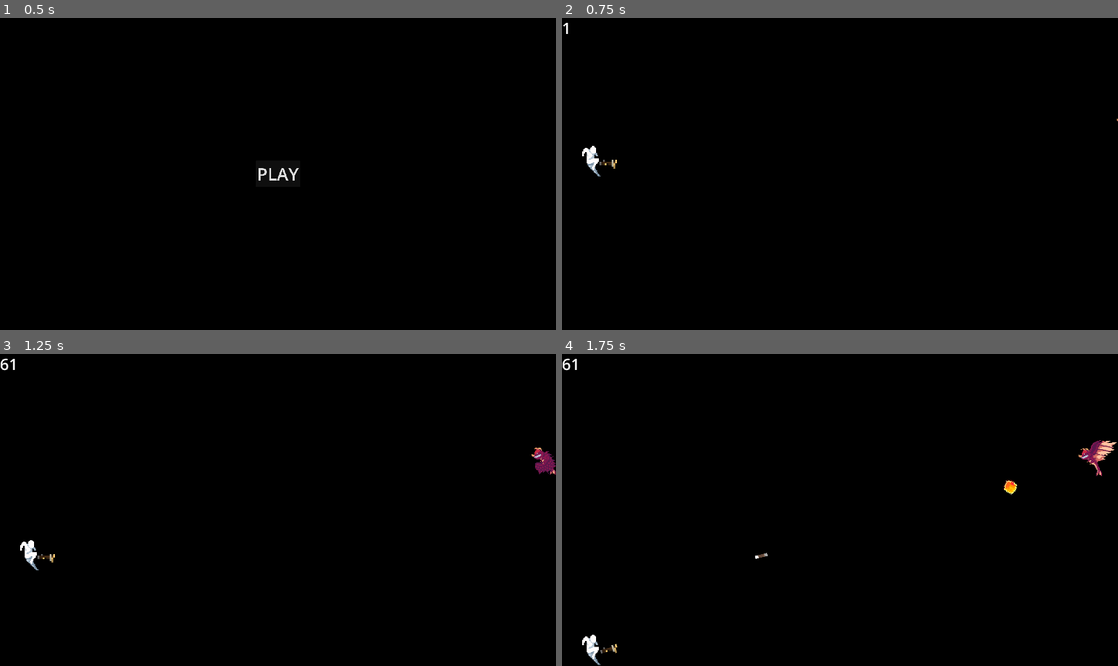
Above: before the commit, frames 1-4 (two rows, left to right).
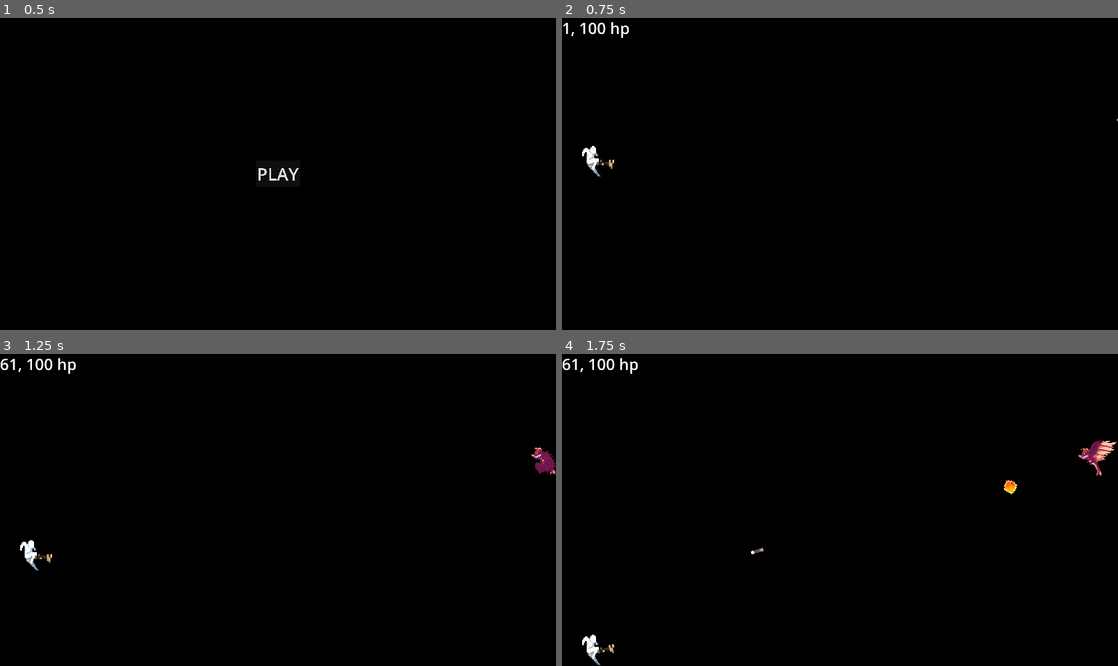
Above: after the commit, the same moments.

Repository: 0-Vanes-0/runner
Game: Godot game, scene res://src/scenes/main_menu.tscn
The game is run twice, just before and just after one commit, with the same random seed, the same clock (stepped at 60 frames per second) and the same inputs.
Inputs (mouse positions are in pixels of both pictures, inside the frame that each line leads up to):
- Up to frame 1 (0.5 s): no input
- Up to frame 2 (0.75 s): click "PLAY" at 0.5 s
- Up to frame 3 (1.25 s): no input
- Up to frame 4 (1.75 s): tap Enter at 1.25 s; move the mouse to (962, 494) at 1.27 s; hold W (jump_up) from 1.28 s (still down); tap D (dodge) at 1.35 s; click (962, 494) at 1.42 s

Frame 1 is identical in both runs. In frame 2, 0.2% of the frame differs, in the area x 1-12%, y 1-49%; in frame 3, 0.2%; in frame 4, 0.3%, in the area x 3-82%, y 1-96%.

Commit message:
Added HealthComponent
• Added new HealthComponent to Player and Enemy
• Connected ProjectileLinear to do damage to HealthComponents (with correct layers!!!)
• Changed Enemy's parent class from CharacterBody2D to Node2D
• Removed auto connections for states in Enemy, solved to do it manually in editor
• Improved DodgePlayerState with removing unnessecary physics_update()
• Minor corrections
• Added comments for Player class to help resolve IDEA plugin issue

Diff:
--- a/assets/game_recources/enemies/dragon.tscn
+++ b/assets/game_recources/enemies/dragon.tscn
@@ -20,6 +20,7 @@
 [ext_resource type="Texture2D" uid="uid://dgn3mmxqrn5ng" path="res://assets/sprites/enemies/test/dragon_default_7.png" id="9_nbefu"]
 [ext_resource type="Texture2D" uid="uid://3lkwmp0qdyki" path="res://assets/sprites/enemies/test/dragon_default_8.png" id="10_5i55c"]
 [ext_resource type="Texture2D" uid="uid://qcfmor5860a6" path="res://assets/sprites/enemies/test/dragon_dead_8.png" id="10_ysx8c"]
+[ext_resource type="Script" path="res://src/gameplay/health_component.gd" id="21_d0ebv"]
 [ext_resource type="Script" path="res://src/gameplay/state_machine/state_machine.gd" id="21_vvgq7"]
 [ext_resource type="Script" path="res://src/gameplay/state_machine/enemy/start_enemy_state.gd" id="22_4s2p1"]
 [ext_resource type="Script" path="res://src/gameplay/state_machine/enemy/idle_shoot_enemy_state.gd" id="23_ygvda"]
@@ -98,10 +99,10 @@
 "speed": 10.0
 }]
 
-[sub_resource type="RectangleShape2D" id="RectangleShape2D_dolxw"]
+[sub_resource type="RectangleShape2D" id="RectangleShape2D_7anvf"]
 size = Vector2(30, 40)
 
-[node name="Dragon" type="CharacterBody2D"]
+[node name="Dragon" type="Node2D"]
 script = ExtResource("1_kkofi")
 size_y_percent = 15.0
 weapon_resource = ExtResource("2_ygfbs")
@@ -111,9 +112,13 @@
 frame = 8
 flip_h = true
 
-[node name="Hitbox" type="CollisionShape2D" parent="."]
+[node name="HealthComponent" type="Area2D" parent="."]
+script = ExtResource("21_d0ebv")
+health = 30
+
+[node name="CollisionShape2D" type="CollisionShape2D" parent="HealthComponent"]
 position = Vector2(-5, 0)
-shape = SubResource("RectangleShape2D_dolxw")
+shape = SubResource("RectangleShape2D_7anvf")
 
 [node name="WeaponMarker" type="Marker2D" parent="."]
 position = Vector2(-20, -10)
@@ -124,9 +129,11 @@
 
 [node name="StartEnemyState" type="Node" parent="StateMachine"]
 script = ExtResource("22_4s2p1")
+connections_paths = Array[NodePath]([NodePath("../IdleShootEnemyState")])
 
 [node name="IdleShootEnemyState" type="Node" parent="StateMachine"]
 script = ExtResource("23_ygvda")
+connections_paths = Array[NodePath]([NodePath("."), NodePath("../DeadEnemyState")])
 
 [node name="DeadEnemyState" type="Node" parent="StateMachine"]
 script = ExtResource("24_lctud")
--- a/src/fps.gd
+++ b/src/fps.gd
@@ -1,9 +1,22 @@
 extends Label
+
+@export var player: Player
+var hp := ""
 
 
 func _ready() -> void:
 	self.label_settings.font_size = Global.screen_height / 20
+	assert(player != null)
+
+	hp = str(player.health_comp.health)
+	player.health_comp.took_damage.connect(
+		func():
+			hp = str(player.health_comp.health)
+	)
 
 
 func _process(delta: float) -> void:
-	self.text = str(Engine.get_frames_per_second())
+	self.text = (
+		str(Engine.get_frames_per_second())
+		+ ", " + hp + " hp"
+	)
--- a/src/gameplay/enemies/enemy.gd
+++ b/src/gameplay/enemies/enemy.gd
@@ -1,34 +1,44 @@
 class_name Enemy
-extends CharacterBody2D
+extends Node2D
 
 # enum of types of enemies?
 @export_range(1, 50) var size_y_percent: float = 25.0
 @export var weapon_resource: WeaponResource # todo: Array of Weapons, pick random when spawn
 var weapon: Weapon
 var battle_states: Array[EnemyState]
+var state_dead: DeadEnemyState
 
 @onready var sprite := $AnimatedSprite2D as AnimatedSprite2D
+@onready var health_comp := $HealthComponent as HealthComponent
 @onready var weapon_marker := $WeaponMarker as Marker2D
 @onready var state_machine := $StateMachine as StateMachine
 @onready var player := $"../../Player" as Player
 
 
 func _ready() -> void:
-	assert(player != null, "Player not found.")
+	assert(sprite)
+	assert(health_comp)
+	assert(weapon_marker)
+	assert(state_machine)
+	assert(player, "Player not found.")
 
-	Global.clean_layers(self).set_collision_layer_value(Global.Layers.ENEMY, true)
-	self.set_collision_mask_value(Global.Layers.SHOOT_ENTITY_PLAYER, true)
+	Global.clean_layers(health_comp).set_collision_layer_value(Global.Layers.ENEMY, true)
+	health_comp.set_collision_mask_value(Global.Layers.SHOOT_ENTITY_PLAYER, true)
 
 	var game_y_size := size_y_percent / 100 * Global.screen_height
 	self.scale = Vector2(game_y_size, game_y_size) / get_sprite_size()
 
-	weapon = Weapon.new(weapon_resource)
+	weapon = Weapon.new(weapon_resource, ShootEntity.Owner.ENEMY)
+	weapon.name = "Weapon"
 	weapon_marker.add_child(weapon)
-	weapon.scale.x *= -1
+	weapon.scale.x *= -1.0
 
 	for state in state_machine.get_children():
-		if not state is StartEnemyState and not state is DeadEnemyState:
-			battle_states.append(state as EnemyState)
+		if state is EnemyState:
+			if state is DeadEnemyState:
+				state_dead = state
+			elif not state is StartEnemyState:
+				battle_states.append(state as EnemyState)
 
 
 func get_sprite_size() -> Vector2:
--- a/src/gameplay/gunplay/shoot_entities/projectile_linear.gd
+++ b/src/gameplay/gunplay/shoot_entities/projectile_linear.gd
@@ -9,7 +9,7 @@
 var _direction: Vector2
 
 
-func _init(resource: ProjectileSER, entity_owner: Owner, start_position: Vector2, target_position: Vector2) -> void:
+func _init(resource: ProjectileSER, entity_owner: ShootEntity.Owner, start_position: Vector2, target_position: Vector2) -> void:
 	super(resource, entity_owner, start_position, target_position)
 	self.name = "ProjectileLinear"
 
@@ -21,7 +21,7 @@
 	sprite.scale = Vector2(game_size / resource.get_sprite_size())
 	self.add_child(sprite)
 
-	area = Global.clean_layers(Area2D.new())
+	area = Global.clean_layers(Area2D.new()) as Area2D
 	if entity_owner == Owner.PLAYER:
 		area.set_collision_layer_value(Global.Layers.SHOOT_ENTITY_PLAYER, true)
 		area.set_collision_mask_value(Global.Layers.ENEMY, true)
@@ -32,6 +32,13 @@
 	collision.shape = resource.get_shape()
 	area.add_child(collision)
 	self.add_child(area)
+
+	area.area_entered.connect(
+		func(area: Area2D):
+			if area is HealthComponent:
+				area.take_damage(self.damage)
+				self.queue_free()
+	)
 
 	visibler = VisibleOnScreenNotifier2D.new()
 	visibler.rect.position = Vector2(- game_size / 2)
--- a/src/gameplay/gunplay/shoot_entities/projectile_rico.gd
+++ b/src/gameplay/gunplay/shoot_entities/projectile_rico.gd
@@ -10,13 +10,13 @@
 var _direction: Vector2
 
 
-func _init(resource: ProjectileSER, entity_owner: Owner, start_position: Vector2, target_position: Vector2) -> void:
+func _init(resource: ProjectileSER, entity_owner: ShootEntity.Owner, start_position: Vector2, target_position: Vector2) -> void:
 	super(resource, entity_owner, start_position, target_position)
 	self.name = "ProjectileRico"
 
 	self.speed = resource.get_speed()
 
-	body = Global.clean_layers(CharacterBody2D.new())
+	body = Global.clean_layers(CharacterBody2D.new()) as CharacterBody2D
 	if entity_owner == Owner.PLAYER:
 		body.set_collision_layer_value(Global.Layers.SHOOT_ENTITY_PLAYER, true)
 		body.set_collision_mask_value(Global.Layers.ENEMY, true)
@@ -49,4 +49,4 @@
 		_direction = _direction.bounce(collision.get_normal())
 		body.move_and_collide(motion)
 
-	speed += 5 if speed < MAX_SPEED else 0
+	speed += 5.0 if speed < MAX_SPEED else 0
--- a/src/gameplay/gunplay/shoot_entities/shoot_entity.gd
+++ b/src/gameplay/gunplay/shoot_entities/shoot_entity.gd
@@ -2,10 +2,11 @@
 extends Node2D
 
 enum Owner {
-	PLAYER, ENEMY
+	PLAYER = 1, ENEMY = 2
 }
 # Init variables
 var resource: ShootEntityResource
+var damage: int
 var entity_owner: Owner
 var start_position: Vector2
 var target_position: Vector2
@@ -13,6 +14,7 @@
 
 func _init(resource: ShootEntityResource, entity_owner: Owner, start_position: Vector2, target_position: Vector2) -> void:
 	self.resource = resource
+	self.damage = resource.damage
 	self.entity_owner = entity_owner
 	self.start_position = start_position
 	self.target_position = target_position
--- a/src/gameplay/gunplay/weapons/weapon.gd
+++ b/src/gameplay/gunplay/weapons/weapon.gd
@@ -3,14 +3,14 @@
 
 @export var weapon_resource: WeaponResource
 
-#var shoot_entities: Array[ShootEntity] = []
+var weapon_owner: ShootEntity.Owner
 var shoot_rate_time: float
 var spread_angle: int
 var sprite: AnimatedSprite2D
 var shoot_timer: float
 
 
-func _init(weapon_resource: WeaponResource) -> void:
+func _init(weapon_resource: WeaponResource, weapon_owner: ShootEntity.Owner) -> void:
 	sprite = AnimatedSprite2D.new()
 	self.add_child(sprite)
 
@@ -20,6 +20,8 @@
 	shoot_timer = shoot_rate_time
 	spread_angle = weapon_resource.spread_angle
 	sprite.sprite_frames = weapon_resource.sprite_frames if weapon_resource.sprite_frames != null else SpriteFrames.new()
+
+	self.weapon_owner = weapon_owner
 
 
 func _ready() -> void:
@@ -38,13 +40,13 @@
 
 func shoot(start_position: Vector2, target_position: Vector2):
 	if not _is_shoot_paused():
-		var angle: float = deg_to_rad(spread_angle / 2 * randf()) * (1 if randi_range(0, 1) == 1 else -1)
-		_spawn_entity(weapon_resource.shoot_entity_resource, ShootEntity.Owner.PLAYER, start_position, target_position.rotated(angle))
+		var angle: float = deg_to_rad(randf_range(-spread_angle / 2, spread_angle / 2))
+		_spawn_entity(weapon_resource.shoot_entity_resource, weapon_owner, start_position, target_position.rotated(angle))
 		self.look_at(target_position)
 		shoot_timer = 0
 
 
-func _spawn_entity(res: ShootEntityResource, owner: ShootEntity.Owner, start_position, target_position):
+func _spawn_entity(res: ShootEntityResource, owner: ShootEntity.Owner, start_position, target_position) -> void:
 	assert(res.shoot_field_path != null)
 	var shoot_field := get_tree().current_scene.get_node(res.shoot_field_path) as Node2D
 	assert(shoot_field != null)
--- /dev/null
+++ b/src/gameplay/health_component.gd
@@ -0,0 +1,38 @@
+class_name HealthComponent
+extends Area2D
+
+signal out_of_health
+signal took_damage
+
+@export_range(1, 9999) var health: int = 100
+var shape: CollisionShape2D
+
+
+func _ready() -> void:
+	var child := self.get_child(0)
+	if child != null and child is CollisionShape2D:
+		shape = child
+	assert(shape != null)
+
+	Global.clean_layers(self)
+	var parent = get_parent()
+	if parent != null:
+		if parent is Player:
+			self.set_collision_layer_value(Global.Layers.PLAYER, true)
+			self.set_collision_mask_value(Global.Layers.SHOOT_ENTITY_ENEMY, true)
+		elif parent is Enemy:
+			self.set_collision_layer_value(Global.Layers.ENEMY, true)
+			self.set_collision_mask_value(Global.Layers.SHOOT_ENTITY_PLAYER, true)
+
+
+func take_damage(damage: int) -> void:
+	health = maxi(health - damage, 0)
+	took_damage.emit()
+	if health == 0:
+		out_of_health.emit()
+
+
+func switch_monitorable(time: float):
+	self.monitorable = false
+	await get_tree().create_timer(time).timeout
+	self.monitorable = true
--- a/src/gameplay/player.gd
+++ b/src/gameplay/player.gd
@@ -1,9 +1,11 @@
 class_name Player
 extends CharacterBody2D
 
+# Input objects
 @export var player_sensor: PlayerSensor
 @export var shoot_sensor: ShootSensor
 
+# References to states from StateMachine
 @export_group("States", "state_")
 @export var state_run: RunPlayerState
 @export var state_jump_up: JumpUpPlayerState
@@ -16,21 +18,21 @@
 var dodge_time: float
 var weapon: Weapon
 
-@onready var is_jump_middle_on: bool = false
-@onready var is_jumping_down: bool = false
 @onready var gravity: float = ProjectSettings.get_setting("physics/2d/default_gravity")
 @onready var sprite := $AnimatedSprite2D as AnimatedSprite2D
 @onready var body_shape := $BodyShape as CollisionShape2D
-@onready var hitbox := $Hitbox as Area2D
+@onready var health_comp := $HealthComponent as HealthComponent
 @onready var state_machine := $StateMachine as StateMachine
 
 
 func _ready() -> void:
+	# "Global" is singleton script
 	Global.clean_layers(self).set_collision_layer_value(Global.Layers.PLAYER, true)
 	self.set_collision_mask_value(Global.Layers.PLATFORM, true)
 	self.set_collision_mask_value(Global.Layers.SHOOT_ENTITY_ENEMY, true)
 	self.set_collision_mask_value(Global.Layers.BOUNDS, true)
 
+	# Connecting input objects' signals:
 	assert(player_sensor != null, "Player Sensor not assigned!")
 	player_sensor.movement.connect(
 		func(direction: Vector2):
@@ -48,10 +50,12 @@
 				weapon.shoot(self.position + weapon.position, target_position)
 	)
 
-	weapon = Weapon.new(preload("res://assets/game_recources/weapons/crossbow.tres"))
+	# Adding Weapon:
+	weapon = Weapon.new(preload("res://assets/game_recources/weapons/crossbow.tres"), ShootEntity.Owner.PLAYER)
+	weapon.name = "Weapon"
 	self.add_child(weapon)
-	weapon.position = hitbox.position
+	weapon.position = health_comp.position
 
 
-func get_hitbox_position() -> Vector2:
-	return self.position + hitbox.position
+func get_health_comp_position() -> Vector2:
+	return self.position + health_comp.position
--- a/src/gameplay/player.tscn
+++ b/src/gameplay/player.tscn
@@ -34,6 +34,7 @@
 [ext_resource type="Texture2D" uid="uid://bxqfko67ghw3a" path="res://assets/sprites/players/test/test_run_5.png" id="32_vpu3c"]
 [ext_resource type="Texture2D" uid="uid://pocn7jqus55o" path="res://assets/sprites/players/test/test_run_6.png" id="33_1vy2s"]
 [ext_resource type="Texture2D" uid="uid://dy20mswd7pcj7" path="res://assets/sprites/players/test/test_run_7.png" id="34_ykb6c"]
+[ext_resource type="Script" path="res://src/gameplay/health_component.gd" id="35_o3t41"]
 [ext_resource type="Script" path="res://src/gameplay/state_machine/state_machine.gd" id="35_vkaae"]
 [ext_resource type="Script" path="res://src/gameplay/state_machine/player/run_player_state.gd" id="36_fsq51"]
 [ext_resource type="Script" path="res://src/gameplay/state_machine/player/jump_up_player_state.gd" id="37_iekko"]
@@ -195,19 +196,20 @@
 [node name="AnimatedSprite2D" type="AnimatedSprite2D" parent="."]
 scale = Vector2(3, 3)
 sprite_frames = SubResource("SpriteFrames_k2dkm")
-animation = &"dodge"
+animation = &"run"
 offset = Vector2(0, -42)
 
 [node name="BodyShape" type="CollisionShape2D" parent="."]
 position = Vector2(-30, -5)
 shape = SubResource("RectangleShape2D_ogtel")
 
-[node name="Hitbox" type="Area2D" parent="."]
-position = Vector2(30, -60)
-
-[node name="CollisionShape2D" type="CollisionShape2D" parent="Hitbox"]
-shape = SubResource("RectangleShape2D_hqchl")
-debug_color = Color(0.996078, 0, 0.219608, 0.419608)
+[node name="HealthComponent" type="Area2D" parent="."]
+position = Vector2(20, -60)
+script = ExtResource("35_o3t41")
+
+[node name="CollisionShape2D" type="CollisionShape2D" parent="HealthComponent"]
+shape = SubResource("RectangleShape2D_cgdn0")
+debug_color = Color(0.992157, 0, 0.266667, 0.419608)
 
 [node name="StateMachine" type="Node" parent="." node_paths=PackedStringArray("initial_state")]
 script = ExtResource("35_vkaae")
--- a/src/gameplay/state_machine/enemy/dead_enemy_state.gd
+++ b/src/gameplay/state_machine/enemy/dead_enemy_state.gd
@@ -6,8 +6,9 @@
 
 func enter():
 	super.enter()
+	enemy.health_comp
 	enemy.sprite.animation_finished.connect(
 		func():
-			self.queue_free()
+			enemy.queue_free()
 	)
 	enemy.sprite.play(ANIM)
--- a/src/gameplay/state_machine/enemy/enemy_state.gd
+++ b/src/gameplay/state_machine/enemy/enemy_state.gd
@@ -9,3 +9,16 @@
 	await owner.ready
 	enemy = owner as Enemy
 	assert(enemy != null)
+
+	enemy.health_comp.out_of_health.connect(
+		func():
+			state_machine.transition_to(enemy.state_dead)
+	)
+
+
+func get_weapon_position() -> Vector2:
+	return enemy.position + enemy.weapon_marker.position
+
+
+func get_plyaer_position() -> Vector2:
+	return enemy.player.get_health_comp_position()
--- a/src/gameplay/state_machine/enemy/idle_shoot_enemy_state.gd
+++ b/src/gameplay/state_machine/enemy/idle_shoot_enemy_state.gd
@@ -5,13 +5,12 @@
 
 
 func enter():
-	connections.append_array(enemy.battle_states)
 	super.enter()
 	enemy.sprite.play(ANIM)
 
 
 func physics_update(delta: float):
-	enemy.weapon.shoot(enemy.position + enemy.weapon_marker.position, enemy.player.get_hitbox_position())
+	enemy.weapon.shoot(get_weapon_position(), get_plyaer_position())
 
 
 func update(delta: float):
--- a/src/gameplay/state_machine/enemy/start_enemy_state.gd
+++ b/src/gameplay/state_machine/enemy/start_enemy_state.gd
@@ -7,7 +7,6 @@
 
 
 func enter():
-	connections.append_array(enemy.battle_states)
 	super.enter()
 	enemy.position.x = Global.screen_width + enemy.get_game_size().x / 2
 	enemy.position.y = randf_range(enemy.get_game_size().y / 2, Global.screen_height - enemy.get_game_size().y / 2)
--- a/src/gameplay/state_machine/player/dodge_player_state.gd
+++ b/src/gameplay/state_machine/player/dodge_player_state.gd
@@ -2,7 +2,6 @@
 extends PlayerState
 
 const ANIM := "dodge"
-var timer: float
 
 
 func enter():
@@ -12,14 +11,6 @@
 	var original_speed: float = anim_frames_count / anim_fps
 	player.sprite.play(ANIM, original_speed / player.dodge_time)
 	player.sprite.set_frame_and_progress(0, 0.0)
-	timer = 0.0
-	player.hitbox.monitorable = false
 
-
-func physics_update(delta: float):
-#	if player.get_health() <= 0:
-#		state_machine.transition_to("Dead")
-	timer += delta
-	if timer > player.dodge_time:
-		player.hitbox.monitorable = true
-		state_machine.transition_to(player.state_run)
+	await player.health_comp.switch_monitorable(player.dodge_time)
+	state_machine.transition_to(player.state_run)
--- a/src/gameplay/state_machine/player/jump_down_player_state.gd
+++ b/src/gameplay/state_machine/player/jump_down_player_state.gd
@@ -25,8 +25,6 @@
 
 
 func physics_update(delta: float):
-#	if player.get_health() <= 0:
-#		state_machine.transition_to("Dead")
 	if not is_passing_platform and get_colliding_platform() != null:
 		state_machine.transition_to(player.state_run)
 	apply_player_gravity(delta)
--- a/src/gameplay/state_machine/player/jump_up_player_state.gd
+++ b/src/gameplay/state_machine/player/jump_up_player_state.gd
@@ -18,8 +18,6 @@
 
 
 func physics_update(delta: float):
-#	if player.get_health() <= 0:
-#		state_machine.transition_to("Dead")
 	apply_player_gravity(delta)
 	if player.velocity.y > 0:
 		state_machine.transition_to(player.state_jump_down)
--- a/src/gameplay/state_machine/player/player_state.gd
+++ b/src/gameplay/state_machine/player/player_state.gd
@@ -9,6 +9,11 @@
 	await owner.ready
 	player = owner as Player
 	assert(player != null)
+
+	player.health_comp.out_of_health.connect(
+		func():
+			state_machine.transition_to(player.state_dead)
+	)
 
 
 func apply_player_gravity(delta: float):
--- a/src/gameplay/state_machine/player/run_player_state.gd
+++ b/src/gameplay/state_machine/player/run_player_state.gd
@@ -11,8 +11,6 @@
 
 
 func physics_update(delta: float):
-#	if player.get_health() <= 0:
-#		state_machine.transition_to("Dead")
 	apply_player_gravity(delta)
 	if get_colliding_platform() == null:
 		state_machine.transition_to(player.state_jump_down)
--- a/src/scenes/game.tscn
+++ b/src/scenes/game.tscn
@@ -64,12 +64,13 @@
 
 [node name="HUD" type="CanvasLayer" parent="."]
 
-[node name="FpsLabel" type="Label" parent="HUD"]
+[node name="FpsLabel" type="Label" parent="HUD" node_paths=PackedStringArray("player")]
 offset_right = 40.0
 offset_bottom = 23.0
 text = "100"
 label_settings = SubResource("LabelSettings_aavuu")
 script = ExtResource("6_mpehs")
+player = NodePath("../../Level/Player")
 metadata/_edit_lock_ = true
 
 [node name="Button" type="Button" parent="HUD"]
--- a/src/scenes/game_level_handler.gd
+++ b/src/scenes/game_level_handler.gd
@@ -49,9 +49,13 @@
 		_on_level_complete()
 
 
+func show_reset_button():
+	(get_tree().current_scene.get_node("HUD/Button") as Button).visible = true
+
+
 func _on_level_complete():
-	(get_tree().current_scene.get_node("HUD/Button") as Button).visible = true
-	player.state_machine.transition_to(player.state_dead)
+	show_reset_button()
+	player.state_machine.transition_to(player.state_dead) # player.state_level_complete
 
 
 func _on_reset_pressed():
Not shown: 1 places in assets/game_recources/enemies/dragon.tscn that only renumber resources
Not shown: 2 places in src/gameplay/player.tscn that only renumber resources
